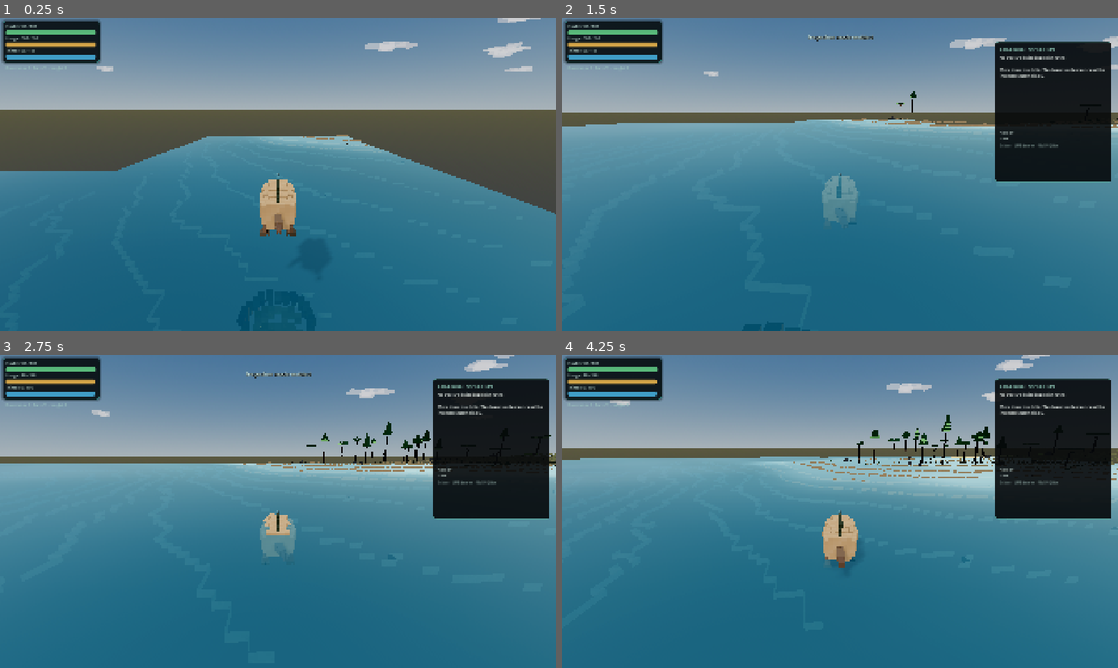
Above: before the commit, frames 1-4 (two rows, left to right).
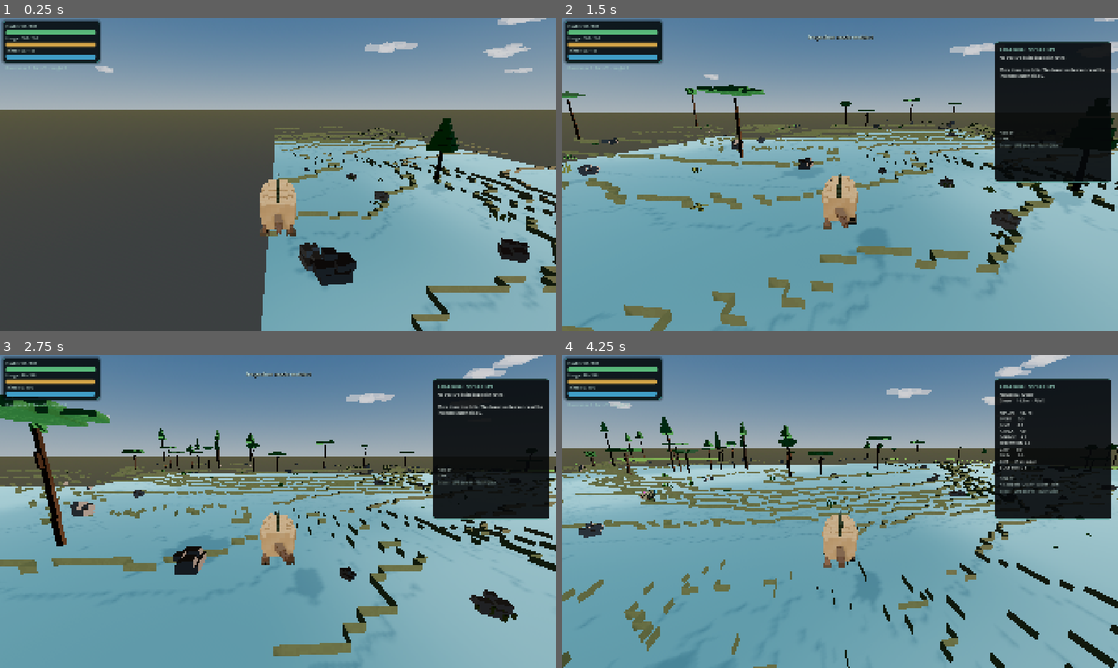
Above: after the commit, the same moments.

Repository: MajorDragonfly/voxelverse
Game: Godot game, scene res://main/main.tscn
The game is run twice, just before and just after one commit, with the same random seed, the same clock (stepped at 60 frames per second) and the same inputs.
Inputs (mouse positions are in pixels of both pictures, inside the frame that each line leads up to):
- Up to frame 1 (0.25 s): no input
- Up to frame 2 (1.5 s): tap Enter at 0.5 s; move the mouse to (867, 174) at 0.52 s; hold W (move_forward) from 0.53 s (still down); right-click (867, 174) at 0.6 s; click (867, 174) at 0.67 s; tap Space (jump) at 0.77 s; move the mouse to (812, 174) at 1.27 s; tap E (inspection_mode) at 1.35 s
- Up to frame 3 (2.75 s): keep holding W (move_forward); tap Space (jump) at 1.52 s; move the mouse to (289, 505) at 2.02 s; click (289, 505) at 2.1 s
- Up to frame 4 (4.25 s): keep holding W (move_forward); move the mouse to (834, 517) at 2.77 s; tap L at 2.85 s; click (834, 517) at 2.92 s; tap Space (jump) at 3.02, 3.77 s; move the mouse to (878, 514) at 3.52 s; tap R at 3.6 s

The runs differ from the first frame. In frame 1, 57% of the frame differs, in the area x 0-100%, y 0-100%; in frame 2, 64%; in frame 3, 64%; in frame 4, 64%.

Commit message:
Initialize streaming after restore and choose scenic world spawns

Diff:
--- a/world/world_manager.gd
+++ b/world/world_manager.gd
@@ -4,13 +4,20 @@
 const TERRAIN_CHUNK_SCENE: PackedScene = preload(
 	"res://world/visuals/terrain/terrain_chunk.tscn"
 )
+const AdventureSpawnSelector = preload(
+	"res://world/generation/adventure_spawn_selector.gd"
+)
 
 @export_category("World Streaming")
-@export_range(0, 6, 1) var render_distance: int = 1
+@export_range(0, 6, 1) var render_distance: int = 2
 @export_range(1, 4, 1) var chunk_create_budget_per_tick: int = 1
-@export_range(0.02, 0.50, 0.01) var chunk_build_interval: float = 0.08
+@export_range(0.02, 0.50, 0.01) var chunk_build_interval: float = 0.11
 @export_range(0, 3, 1) var unload_hysteresis: int = 1
 @export var player_path: NodePath = NodePath("../Player")
+
+@export_category("Adventure Spawn")
+@export var choose_scenic_spawn_for_default_start: bool = true
+@export_range(60.0, 400.0, 10.0) var scenic_spawn_search_radius: float = 220.0
 
 var loaded_chunks: Dictionary = {}
 var current_player_chunk: Vector2i = Vector2i.ZERO
@@ -31,13 +38,26 @@
 		push_error("WorldManager could not find Player at path: %s" % player_path)
 		set_process(false)
 		return
+	set_process(false)
+	call_deferred("_initialize_streaming")
+
+
+func _initialize_streaming() -> void:
+	# Give SaveGameService two idle frames to restore a persisted player before
+	# selecting a new scenic spawn and before expensive terrain is generated.
+	await get_tree().process_frame
+	await get_tree().process_frame
+	if not is_inside_tree() or player == null or not is_instance_valid(player):
+		return
+	_maybe_choose_adventure_spawn()
 	if not _read_chunk_dimensions():
-		set_process(false)
 		return
 	current_player_chunk = _world_position_to_chunk(player.global_position)
 	_create_chunk(current_player_chunk)
 	_plan_streaming()
 	world_initialized = true
+	_stream_build_timer = chunk_build_interval
+	set_process(true)
 
 
 func _process(delta: float) -> void:
@@ -66,7 +86,25 @@
 
 
 func refresh_streaming() -> void:
-	_plan_streaming()
+	if world_initialized:
+		_plan_streaming()
+
+
+func _maybe_choose_adventure_spawn() -> void:
+	if not choose_scenic_spawn_for_default_start:
+		return
+	var default_start := Vector3(0.0, 3.0, 0.0)
+	if player.global_position.distance_to(default_start) > 0.75:
+		return
+	var generator := get_node_or_null("/root/WorldGenerator")
+	if generator == null:
+		return
+	var spawn_position: Vector3 = AdventureSpawnSelector.find_spawn(
+		generator,
+		Vector2.ZERO,
+		scenic_spawn_search_radius
+	)
+	player.global_position = spawn_position
 
 
 func _read_chunk_dimensions() -> bool:
@@ -129,8 +167,14 @@
 	var travel := Vector2(velocity_3d.x, velocity_3d.z)
 	if travel.length_squared() > 0.10:
 		travel = travel.normalized()
-		var score_a: float = Vector2(delta_a.x, delta_a.y).normalized().dot(travel)
-		var score_b: float = Vector2(delta_b.x, delta_b.y).normalized().dot(travel)
+		var direction_a := Vector2(delta_a.x, delta_a.y)
+		var direction_b := Vector2(delta_b.x, delta_b.y)
+		var score_a: float = 0.0
+		var score_b: float = 0.0
+		if direction_a.length_squared() > 0.0:
+			score_a = direction_a.normalized().dot(travel)
+		if direction_b.length_squared() > 0.0:
+			score_b = direction_b.normalized().dot(travel)
 		if not is_equal_approx(score_a, score_b):
 			return score_a > score_b
 	var manhattan_a: int = absi(delta_a.x) + absi(delta_a.y)
